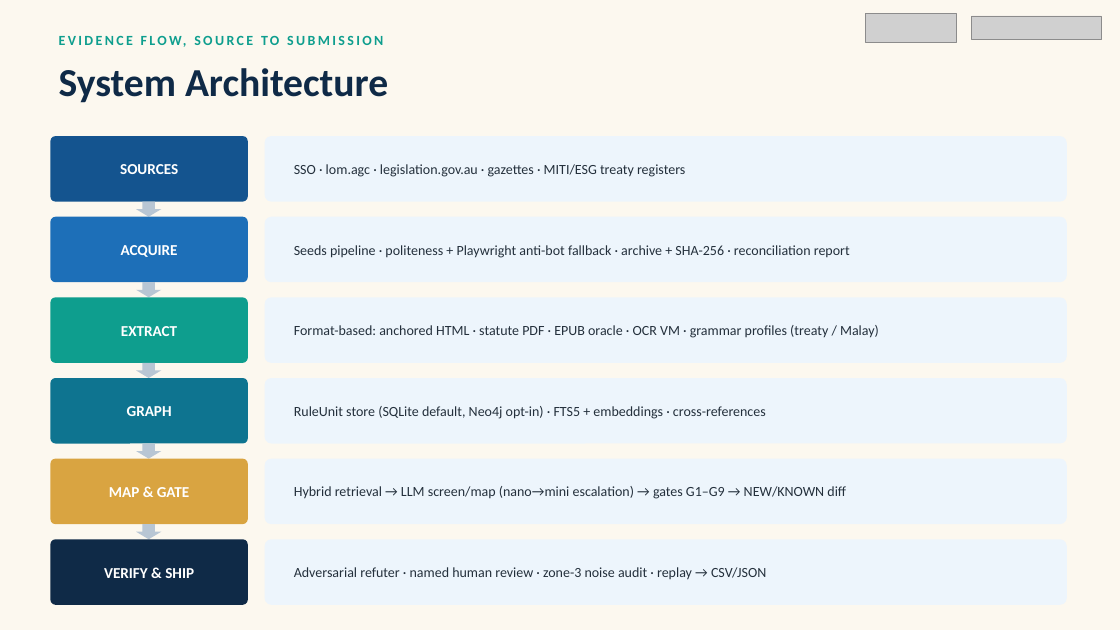
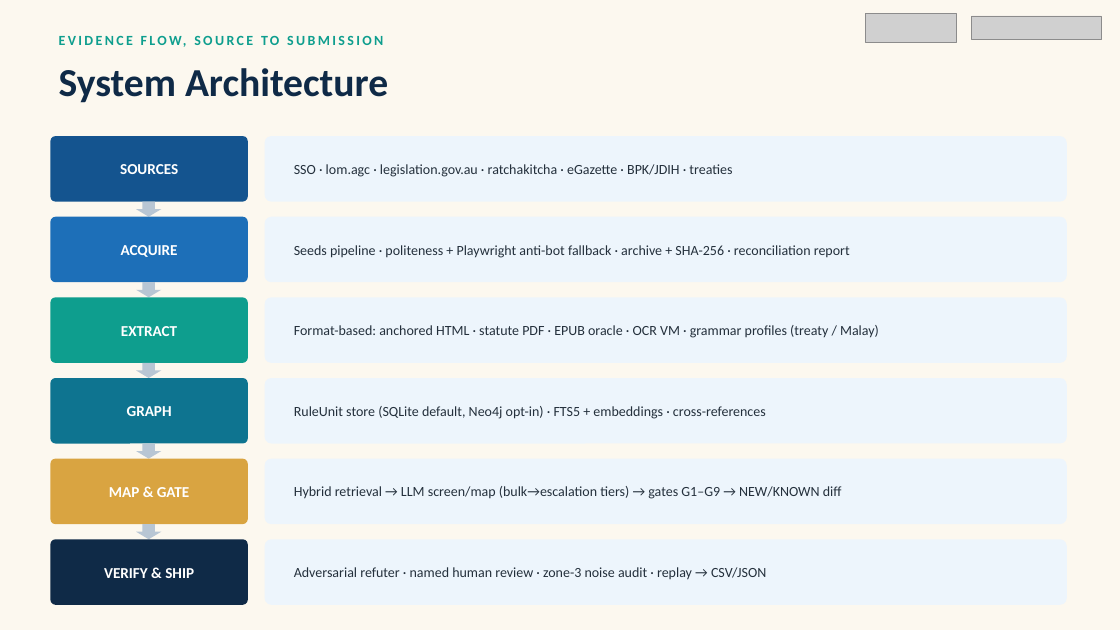
Before and after one commit to nafew0/ClauseChain, a slide deck: slide 5 of docs/ClauseChain Pitch Deck.pptx. Drawn at 1120x630 pixels with LibreOffice and Linux fonts; fonts in the diff are those of the drawing; grey boxes stand for pictures; background and template pictures are left out. Boxes give left, top, right and bottom in pixels: in the first picture for what was removed or moved away, otherwise in the second. Text is boxed around its words. In the diff, an @@ line names an element or a change of style, - is before the commit and + after.

```diff
--- a/docs/ClauseChain Pitch Deck.pptx
+++ b/docs/ClauseChain Pitch Deck.pptx
@@ text at (x1=294, y1=164, x2=732, y2=177): text changed @@
-SSO · lom.agc · legislation.gov.au · gazettes · MITI/ESG treaty registers
+SSO · lom.agc · legislation.gov.au · ratchakitcha · eGazette · BPK/JDIH · treaties
@@ text at (x1=294, y1=486, x2=842, y2=499): text changed @@
-Hybrid retrieval → LLM screen/map (nano→mini escalation) → gates G1–G9 → NEW/KNOWN diff
+Hybrid retrieval → LLM screen/map (bulk→escalation tiers) → gates G1–G9 → NEW/KNOWN diff
```
Also in this commit, not shown: 11 other slides changed, 1 other file.
